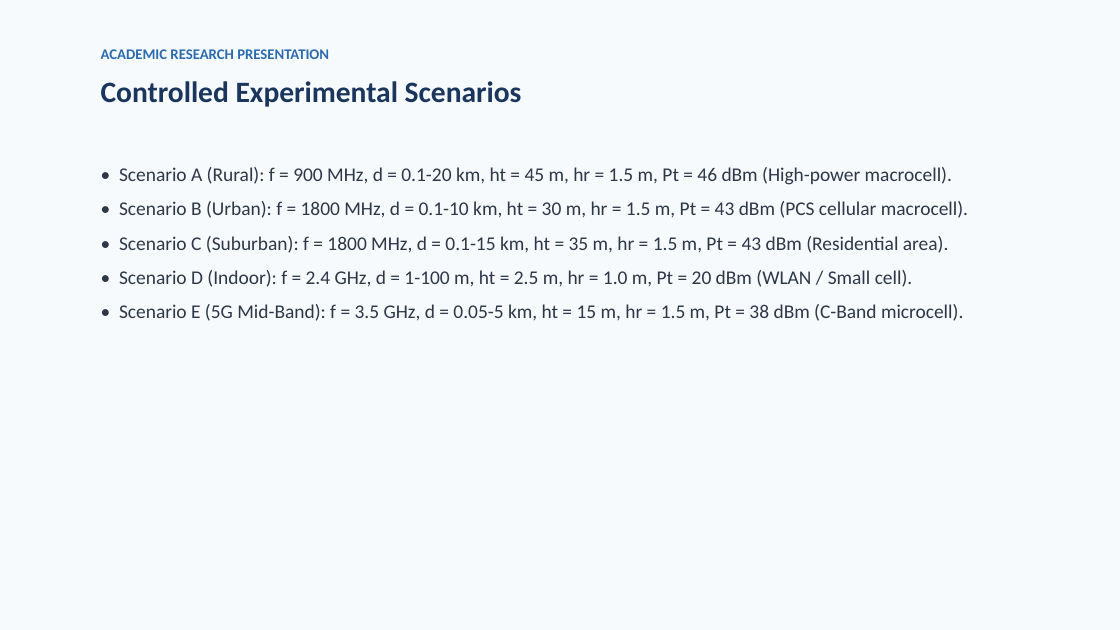
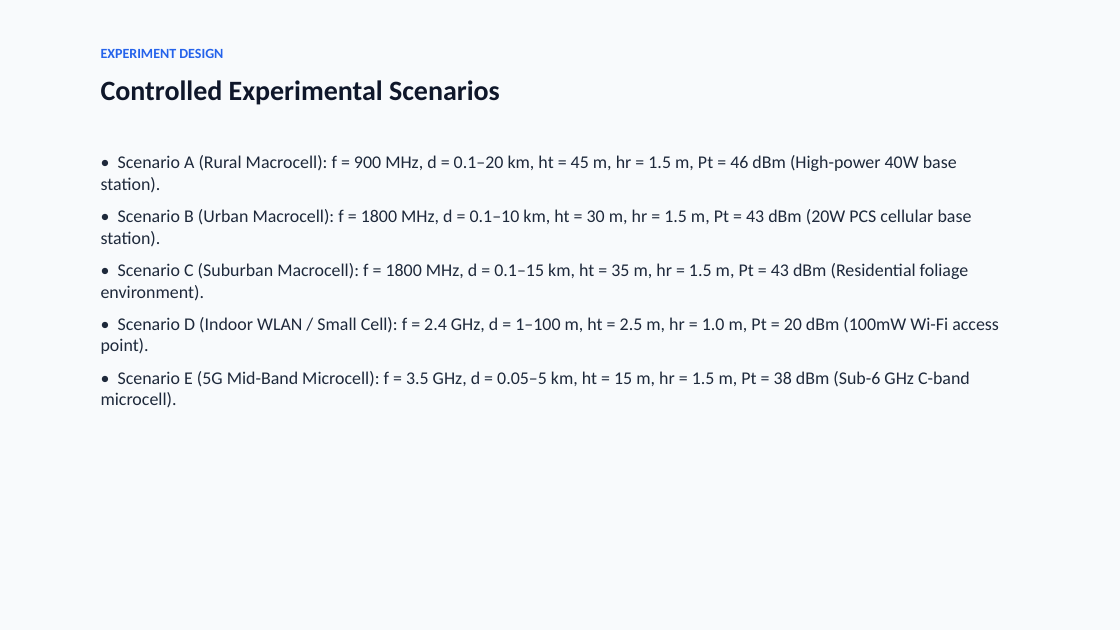
Before and after one commit to Harsh010801/Wireless, a slide deck: slide 9 of outputs/presentation/Wireless_Propagation_Analysis.pptx. Drawn at 1120x630 pixels with LibreOffice and Linux fonts; fonts in the diff are those of the drawing. Boxes give left, top, right and bottom in pixels: in the first picture for what was removed or moved away, otherwise in the second. Text is boxed around its words. In the diff, an @@ line names an element or a change of style, - is before the commit and + after.

```diff
--- a/outputs/presentation/Wireless_Propagation_Analysis.pptx
+++ b/outputs/presentation/Wireless_Propagation_Analysis.pptx
@@ background #F7FAFC to #F8FAFC @@
@@ text at [101, 49, 223, 58]: text changed; size 9.5 to 9 pt; text colour #2B6CB0 to #2563EB @@
-ACADEMIC RESEARCH PRESENTATION
+EXPERIMENT DESIGN
@@ text "Controlled Experimental Scenarios" at [101, 80, 500, 105]: size 19 to 18 pt, text colour #1A365D to #0F172A @@
@@ text at [101, 155, 999, 407]: text changed; size 12.5 to 11.5 pt; text colour #2D3748 to #1E293B @@
-• Scenario A (Rural): f = 900 MHz, d = 0.1-20 km, ht = 45 m, hr = 1.5 m, Pt = 46 dBm (High-power macrocell).
-• Scenario B (Urban): f = 1800 MHz, d = 0.1-10 km, ht = 30 m, hr = 1.5 m, Pt = 43 dBm (PCS cellular macrocell).
-• Scenario C (Suburban): f = 1800 MHz, d = 0.1-15 km, ht = 35 m, hr = 1.5 m, Pt = 43 dBm (Residential area).
-• Scenario D (Indoor): f = 2.4 GHz, d = 1-100 m, ht = 2.5 m, hr = 1.0 m, Pt = 20 dBm (WLAN / Small cell).
-• Scenario E (5G Mid-Band): f = 3.5 GHz, d = 0.05-5 km, ht = 15 m, hr = 1.5 m, Pt = 38 dBm (C-Band microcell).
+• Scenario A (Rural Macrocell): f = 900 MHz, d = 0.1–20 km, ht = 45 m, hr = 1.5 m, Pt = 46 dBm (High-power 40W base station).
+• Scenario B (Urban Macrocell): f = 1800 MHz, d = 0.1–10 km, ht = 30 m, hr = 1.5 m, Pt = 43 dBm (20W PCS cellular base station).
+• Scenario C (Suburban Macrocell): f = 1800 MHz, d = 0.1–15 km, ht = 35 m, hr = 1.5 m, Pt = 43 dBm (Residential foliage environment).
+• Scenario D (Indoor WLAN / Small Cell): f = 2.4 GHz, d = 1–100 m, ht = 2.5 m, hr = 1.0 m, Pt = 20 dBm (100mW Wi-Fi access point).
+• Scenario E (5G Mid-Band Microcell): f = 3.5 GHz, d = 0.05–5 km, ht = 15 m, hr = 1.5 m, Pt = 38 dBm (Sub-6 GHz C-band microcell).
```
Also in this commit, not shown: 13 other slides changed, 6 slides added, 2 slides removed, 3 other files.
